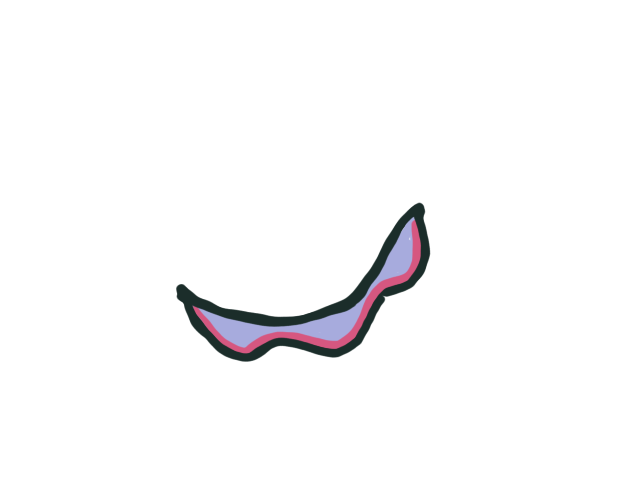
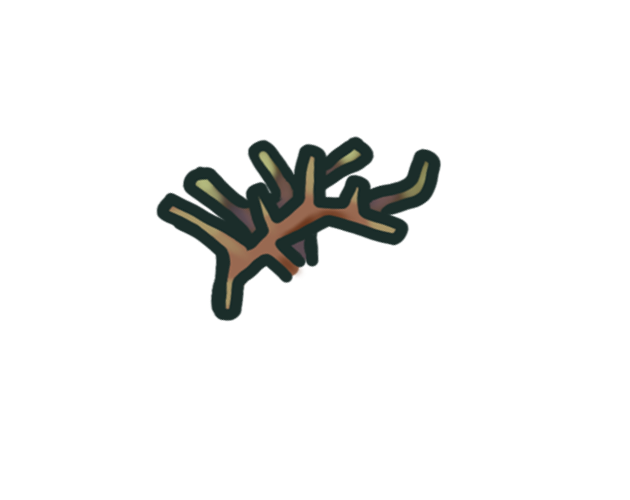
Two versions of the same layered image (630 × 500). Layer-by-layer changes:
added layer "Paint Layer 2 Merged" above "Paint Layer 3" over [left=227, top=135, right=442, bottom=256]
hid "Paint Layer 3" over [left=155, top=192, right=435, bottom=362]
